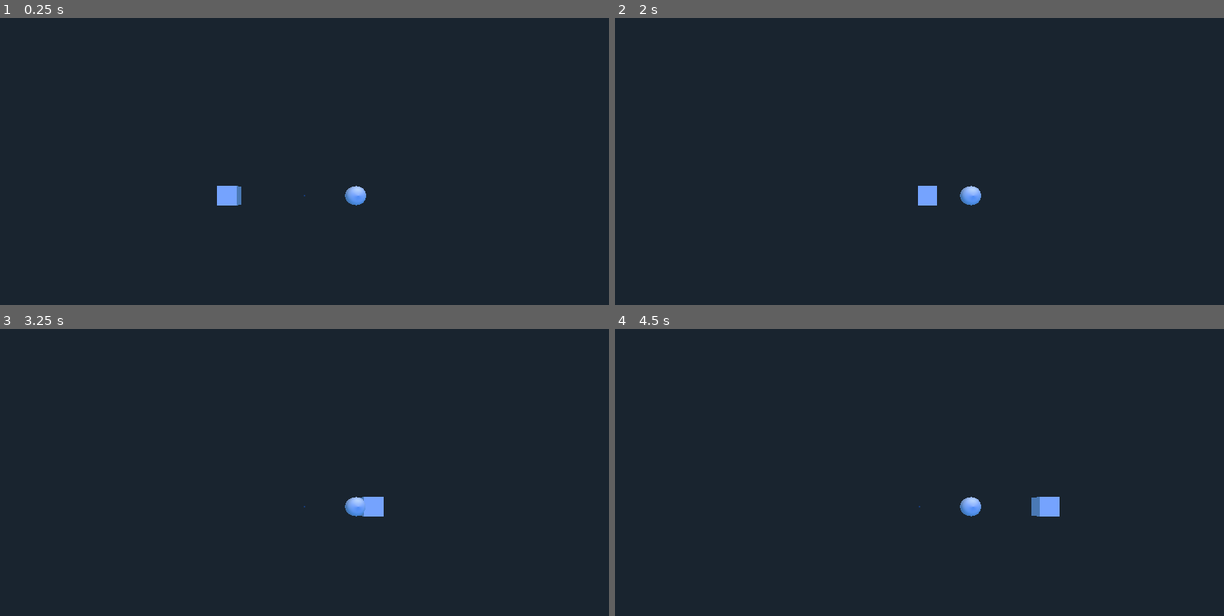
Above: before the commit, frames 1-4 (two rows, left to right).
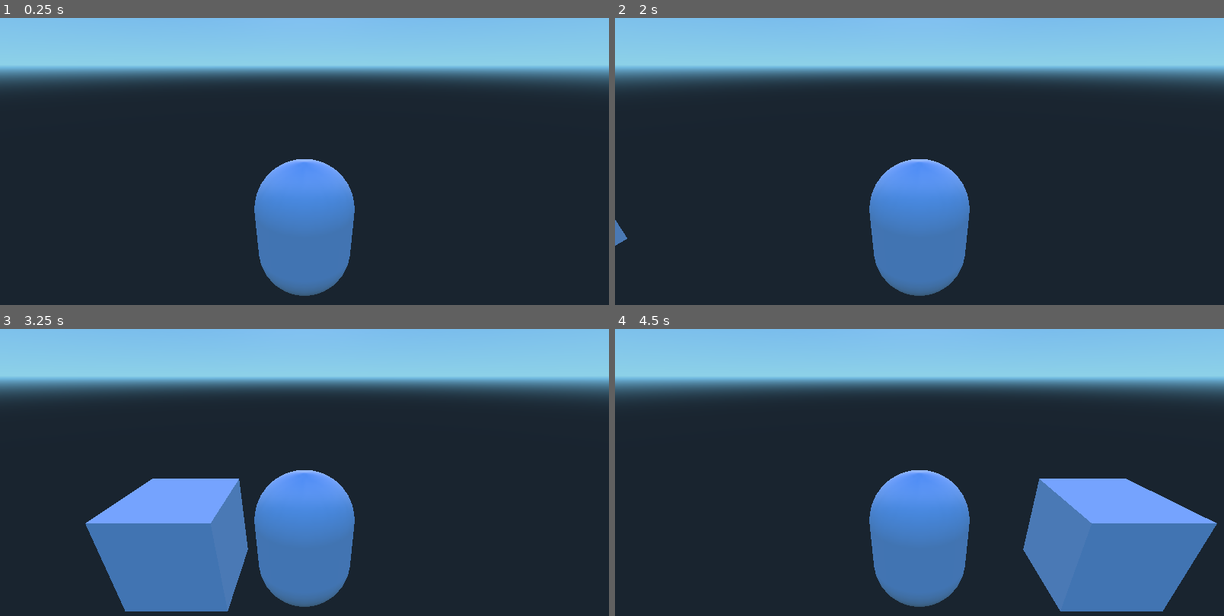
Above: after the commit, the same moments.

Repository: liampward/GodotTD
Game: Godot game, scene res://Scenes/Root.tscn
Two runs of this game, one before a commit and one after it. Both use one fixed random seed, a clock stepped at 60 frames per second and the inputs below. Before the commit the project starts from res://Main.tscn.
Inputs:
- Up to frame 1 (0.25 s): no input
- Up to frame 2 (2 s): no input
- Up to frame 3 (3.25 s): no input
- Up to frame 4 (4.5 s): no input

The runs differ from the first frame. In frame 1, 30% of the frame differs, in the area x 0-100%, y 0-97%; in frame 2, 30%; in frame 3, 40%; in frame 4, 41%, in the area x 0-100%, y 0-99%.

Commit message:
Changed File Structure
I put some stuff in some folders. Please use them on future commits. Organization is key

Diff:
--- a/Main.tscn
+++ /dev/null
@@ -1,31 +0,0 @@
-[gd_scene load_steps=3 format=2]
-
-[ext_resource path="res://Enemy.tscn" type="PackedScene" id=1]
-[ext_resource path="res://baseTower.tscn" type="PackedScene" id=2]
-
-[node name="Main" type="Node" index="0"]
-
-[node name="Enemy" parent="." index="0" instance=ExtResource( 1 )]
-
-transform = Transform( 1, 0, 0, 0, 1, 0, 0, 0, 1, -14.5839, 0, 0 )
-
-[node name="baseTower" parent="." index="1" instance=ExtResource( 2 )]
-
-_sections_unfolded = [ "Transform" ]
-
-[node name="Camera" type="Camera" parent="." index="2"]
-
-transform = Transform( 1, 0, 0, 0, -4.37114e-008, 1, 0, -1, -4.37114e-008, -5.40572, 27.052, -5.41494e-015 )
-keep_aspect = 1
-cull_mask = 1048575
-environment = null
-h_offset = 0.0
-v_offset = 0.0
-doppler_tracking = 0
-projection = 0
-current = false
-fov = 70.0
-size = 1.0
-near = 0.05
-far = 100.0
-_sections_unfolded = [ "Transform" ]
--- /dev/null
+++ b/Scenes/Enemy.tscn
@@ -0,0 +1,59 @@
+[gd_scene load_steps=4 format=2]
+
+[ext_resource path="res://Scripts/Enemy.gd" type="Script" id=1]
+
+[sub_resource type="CubeMesh" id=1]
+
+custom_aabb = AABB( 0, 0, 0, 0, 0, 0 )
+size = Vector3( 2, 2, 2 )
+subdivide_width = 0
+subdivide_height = 0
+subdivide_depth = 0
+
+[sub_resource type="BoxShape" id=2]
+
+extents = Vector3( 1, 1, 1 )
+
+[node name="Enemy" type="MeshInstance"]
+
+layers = 1
+material_override = null
+cast_shadow = 1
+extra_cull_margin = 0.0
+use_in_baked_light = false
+lod_min_distance = 0.0
+lod_min_hysteresis = 0.0
+lod_max_distance = 0.0
+lod_max_hysteresis = 0.0
+mesh = SubResource( 1 )
+skeleton = NodePath("..")
+material/0 = null
+script = ExtResource( 1 )
+
+[node name="Area" type="Area" parent="." index="0"]
+
+input_ray_pickable = false
+input_capture_on_drag = false
+space_override = 0
+gravity_point = false
+gravity_distance_scale = 0.0
+gravity_vec = Vector3( 0, -1, 0 )
+gravity = 9.8
+linear_damp = 0.1
+angular_damp = 1.0
+priority = 0.0
+monitoring = true
+monitorable = true
+collision_layer = 1
+collision_mask = 1
+audio_bus_override = false
+audio_bus_name = "Master"
+reverb_bus_enable = false
+reverb_bus_name = "Master"
+reverb_bus_amount = 0.0
+reverb_bus_uniformity = 0.0
+
+[node name="CollisionShape" type="CollisionShape" parent="Area" index="0"]
+
+shape = SubResource( 2 )
+disabled = false
--- a/Enemy.tscn
+++ b/Scenes/Game_Tile.tscn
@@ -1,6 +1,4 @@
-[gd_scene load_steps=4 format=2]
-
-[ext_resource path="res://Enemy.gd" type="Script" id=1]
+[gd_scene load_steps=3 format=2]
 
 [sub_resource type="CubeMesh" id=1]
 
@@ -14,8 +12,10 @@
 
 extents = Vector3( 1, 1, 1 )
 
-[node name="Enemy" type="MeshInstance"]
+[node name="MeshInstance" type="MeshInstance"]
 
+editor/display_folded = true
+transform = Transform( 1.28789, 0, 0, 0, 0.316581, 0, 0, 0, 1.28789, 0, 0, 0 )
 layers = 1
 material_override = null
 cast_shadow = 1
@@ -28,7 +28,7 @@
 mesh = SubResource( 1 )
 skeleton = NodePath("..")
 material/0 = null
-script = ExtResource( 1 )
+_sections_unfolded = [ "Transform" ]
 
 [node name="Area" type="Area" parent="." index="0"]
 
--- /dev/null
+++ b/Scenes/Root.tscn
@@ -0,0 +1,33 @@
+[gd_scene load_steps=4 format=2]
+
+[ext_resource path="res://Scenes/baseTower.tscn" type="PackedScene" id=1]
+[ext_resource path="res://Scripts/baseTower.tres.gd" type="Script" id=2]
+[ext_resource path="res://Scenes/Enemy.tscn" type="PackedScene" id=3]
+
+[node name="Root" type="Node" index="0"]
+
+[node name="Game_Board" type="Spatial" parent="." index="0"]
+
+[node name="Camera" type="Camera" parent="." index="1"]
+
+transform = Transform( 1, 0, 0, 0, 0.890536, 0.454913, 0, -0.454913, 0.890536, 0, 3.0867, 4.49295 )
+keep_aspect = 1
+cull_mask = 1048575
+environment = null
+h_offset = 0.0
+v_offset = 0.0
+doppler_tracking = 0
+projection = 0
+current = false
+fov = 70.0
+size = 1.0
+near = 0.05
+far = 100.0
+
+[node name="baseTower" parent="." index="2" instance=ExtResource( 1 )]
+
+script = ExtResource( 2 )
+
+[node name="Enemy" parent="." index="3" instance=ExtResource( 3 )]
+
+transform = Transform( 1, 0, 0, 0, 1, 0, 0, 0, 1, -18.7497, 0, 0 )
--- a/baseTower.tscn
+++ b/Scenes/baseTower.tscn
@@ -1,6 +1,6 @@
 [gd_scene load_steps=4 format=2]
 
-[ext_resource path="res://baseTower.tres.gd" type="Script" id=1]
+[ext_resource path="res://Scripts/tower.gd" type="Script" id=1]
 
 [sub_resource type="CapsuleMesh" id=1]
 
--- /dev/null
+++ b/Scripts/Game_Board.gd
@@ -0,0 +1,36 @@
+extends Spatial
+
+# class member variables go here, for example:
+# var a = 2
+# var b = "textvar"
+var board_size = 5
+
+func _ready():
+	var Tile_Scene = load("res://Game_Tile.tscn")
+	for i in range(0,board_size):
+		for j in range(0,board_size):
+			var tile = Tile_Scene.instance()
+			self.add_child(tile)
+			tile.set_translation(Vector3(i*3, 0, j*-3))
+
+#func _process(delta):
+#	# Called every frame. Delta is time since last frame.
+#	# Update game logic here.
+#	pass
+
+func a_star(start, goal):
+	checked_nodes = []
+
+	discovered_nodes = []
+
+	came_from = {}
+
+	for i in range(0,board_size):
+		for j in range(0,board_size):
+			pass
+
+
+
+
+func pathfind():
+	pass
--- a/project.godot
+++ b/project.godot
@@ -10,8 +10,8 @@
 
 [application]
 
-config/name="RealtimeTD"
-run/main_scene="res://Main.tscn"
+config/name="Tower Defense"
+run/main_scene="res://Scenes/Root.tscn"
 config/icon="res://icon.png"
 
 [rendering]
Renamed: baseTower.tres.gd -> Scripts/baseTower.tres.gd
Renamed: tower.gd -> Scripts/tower.gd
Binary file changed: icon.png
